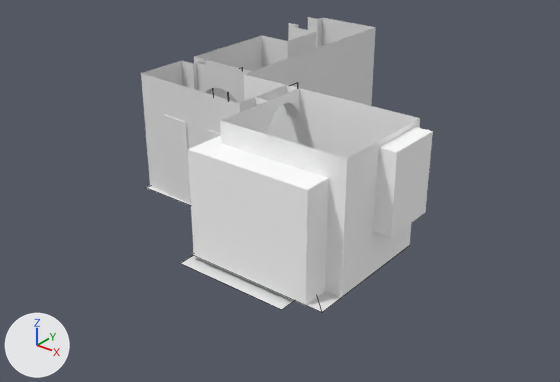
The Blender file vl.vlabs.com.ua/models/apartment/src/apartment.blend as it was, and as the next commit left it.
The view is the same before and after, from a 50 mm lens placed at (8.78, -10.39, 8.49), pointed at (-1.79, 2.83, 0.3). The lights are fixed; the arrows at lower left show +X, +Y and +Z. Mesh edges are drawn as thin lines on the coarser meshes.

Objects in the first picture: 'allowedSpacePlane', 'bathroomDoor', 'corridorWalls', 'kitchenWalls'.
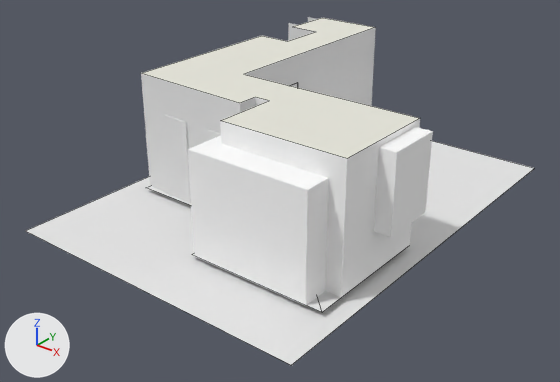
Commit message: VLabs: VLab Apartment

Diff of the bpy script that builds the scene:
```diff
--- a/vl.vlabs.com.ua/models/apartment/src/apartment.blend.py
+++ b/vl.vlabs.com.ua/models/apartment/src/apartment.blend.py
@@ mat_ceilingmaterial @@
+mat_ceilingmaterial = diffuse_material('ceilingMaterial')
+mat_ceilingmaterial.base_color = (0.8, 0.795, 0.716)  # white #e7e6dc
@@ me_plane @@
 me_plane.from_pydata(...)  # 4 vertices, 1 face; spans x -1.8..0.97, y -0.57..2.06, z 0.0
 # used by ob_allowedspaceplane; location = (0.0, 0.0, -0.13)
-me_plane.vertices[0].co = (-1.8, -0.57, 0.0)  # pixel (180, 263)
-me_plane.vertices[1].co = (0.97, -0.57, 0.0)  # pixel (281, 309)
-me_plane.vertices[2].co = (-1.8, 2.06, 0.0)
-me_plane.vertices[3].co = (0.97, 2.06, 0.0)
+# me_plane part 1
+me_plane.vertices[0].co = (-5.6, -1.79, 0.0)  # pixel (25, 230)
+me_plane.vertices[1].co = (2.15, -1.79, 0.0)  # pixel (291, 365)
+me_plane.vertices[2].co = (-5.6, 8.94, 0.0)
+me_plane.vertices[3].co = (2.15, 8.94, 0.0)  # pixel (534, 168)
 me_plane.materials.append(mat_allowedspacematerial)
@@ me_corridorwallsgeometry_004 @@
+me_corridorwallsgeometry_004.from_pydata([(0.0, -0.73, 0.0), (0.0, 0.73, 0.0), (1.91, 0.73, 0.0), (1.91, -5.06, 0.0), (6.64, -5.06, 0.0), (6.64, -7.69, 0.0), (3.57, -7.69, 0.0), (3.57, -6.14, 0.0), (3.19, -6.15, 0.0), (3.19, -6.66, 0.0), (-0.05, -6.52, 0.0), (-0.05, -2.05, 0.0), (0.87, -2.05, 0.0), (0.87, -0.73, 0.0)], [], [(1, 0, 13, 12, 11, 10, 9, 8, 7, 6, 5, 4, 3, 2)])
+me_corridorwallsgeometry_004.materials.append(mat_ceilingmaterial)  # white #e7e6dc
@@ ob_ceiling @@
+ob_ceiling = bpy.data.objects.new('ceiling', me_corridorwallsgeometry_004)
+ob_ceiling.location = (-4.9, 8.01, 2.96)
```

Changed parts and their boxes (x1, y1, x2, y2) in the pictures (560 x 382 px):
'allowedSpacePlane', reshaped: before (181, 255, 294, 310); after (26, 141, 534, 365)
'ceiling', added: after (142, 18, 420, 158)
